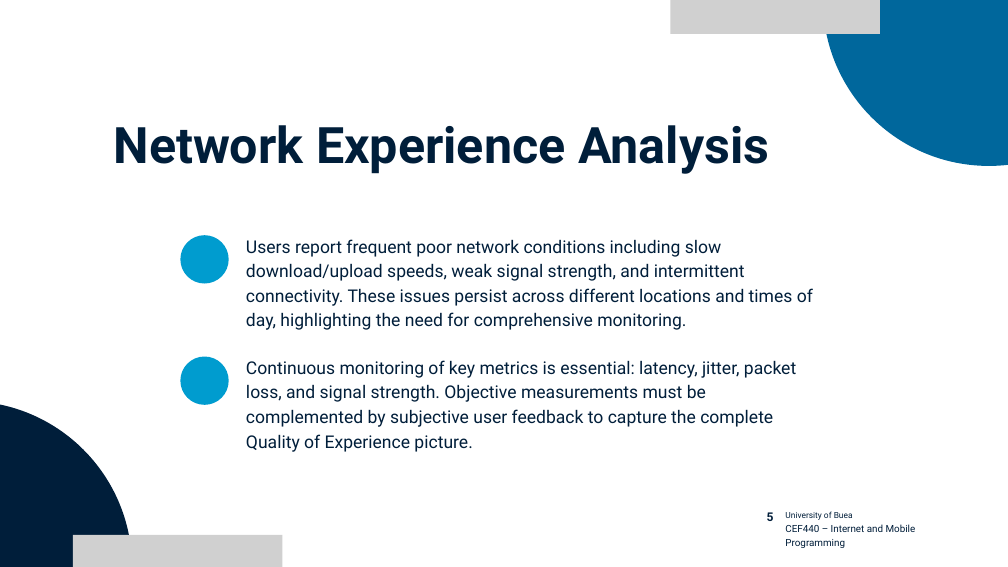
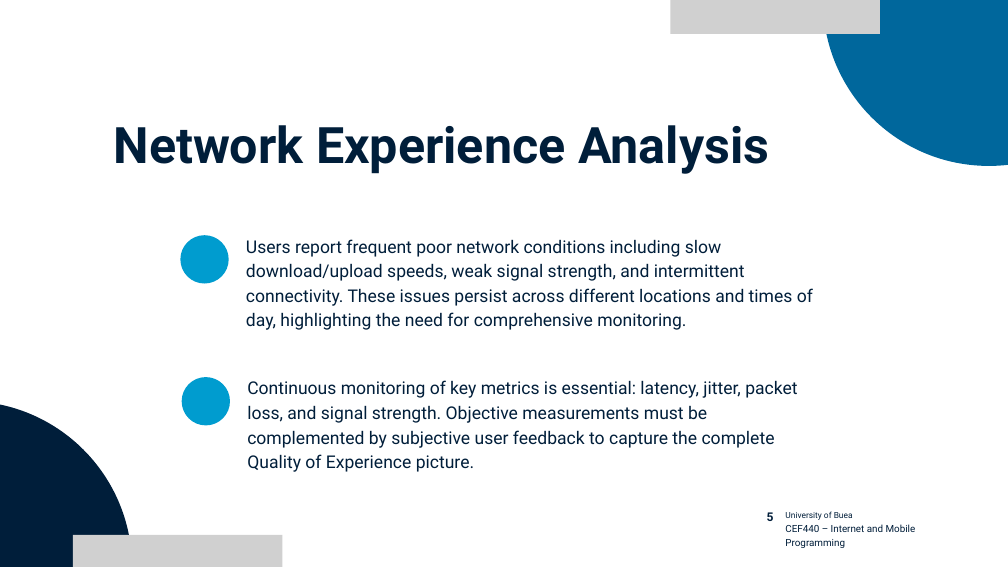
Before and after one commit to BrayanMorningstar237/CEF440_Group5, a slide deck: slide 18 of Task 2/Task 2 Power Point Mobile QoE Data Collection App Design.pptx (slide 5 before the commit). Drawn at 1008x567 pixels with LibreOffice and Linux fonts; fonts in the diff are those of the drawing; grey boxes stand for pictures. Boxes give left, top, right and bottom in pixels: in the first picture for what was removed or moved away, otherwise in the second. Text is boxed around its words. In the diff, an @@ line names an element or a change of style, - is before the commit and + after.

```diff
--- a/Task 2/Task 2 Power Point Mobile QoE Data Collection App Design.pptx
+++ b/Task 2/Task 2 Power Point Mobile QoE Data Collection App Design.pptx
@@ freeform shape: place and size @@
-freeform shape at bbox=[180, 356, 229, 405]
+freeform shape at bbox=[181, 377, 230, 425]
@@ text "Continuous monitoring of key metrics ...": place and size @@
-text "Continuous monitoring of key metrics ..." at bbox=[246, 360, 796, 452]
+text "Continuous monitoring of key metrics ..." at bbox=[247, 380, 797, 472]
```
Also in this commit, not shown: 4 other slides changed, 13 slides added, 1 other file.
